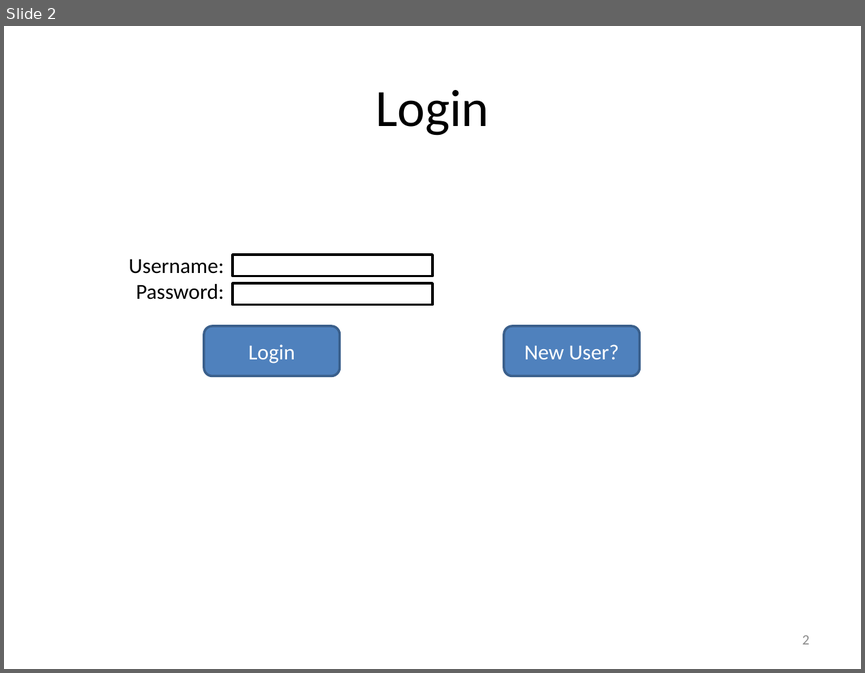
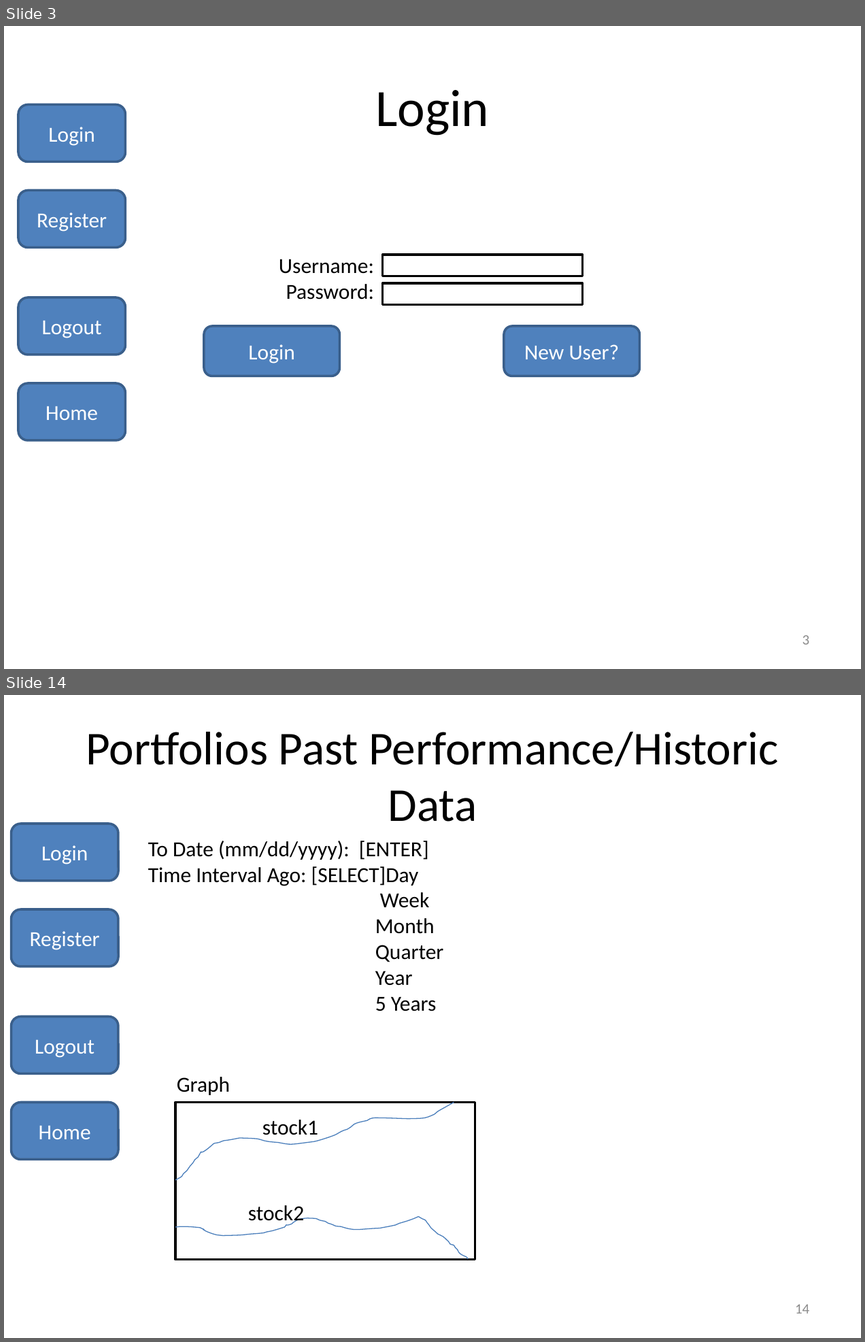
Before and after one commit to divmod/portfolio, a slide deck: handin/Flow.pptx. Shown one above the other, each under a label of ours: slide 2 before the commit, slides 3 and 14 after it; the slides between them are not shown. The pictures are 865x673 and 865x1342 pixels, drawn with LibreOffice and Linux fonts; fonts in the diff are those of the drawing. Boxes give left, top, right and bottom in pixels: in the first picture for what was removed or moved away, otherwise in the second. Text is boxed around its words. In the diff, an @@ line names an element or a change of style, - is before the commit and + after.

```diff
--- a/handin/Flow.pptx
+++ b/handin/Flow.pptx
@@ slide 14 added at (x1=4, y1=695, x2=861, y2=1338), background #FFFFFF @@
@@ title added at (x1=86, y1=732, x2=778, y2=821), 39.6 pt, text #000000 @@
+Portfolios Past Performance/Historic Data
@@ rounded rectangle added at (x1=11, y1=824, x2=118, y2=881), fill #4F81BD, outline #3A5F8C 2 pt, 18 pt, text #FFFFFF @@
+Login
@@ text added at (x1=148, y1=841, x2=444, y2=1011), 18 pt, text #000000 @@
+To Date (mm/dd/yyyy): [ENTER]
+Time Interval Ago: [SELECT]Day
+Week
+Month
+Quarter
+Year
+5 Years
@@ rounded rectangle added at (x1=11, y1=909, x2=118, y2=966), fill #4F81BD, outline #3A5F8C 2 pt, 18 pt, text #FFFFFF @@
+Register
@@ rounded rectangle added at (x1=11, y1=1016, x2=118, y2=1074), fill #4F81BD, outline #3A5F8C 2 pt, 18 pt, text #FFFFFF @@
+Logout
@@ text added at (x1=177, y1=1076, x2=230, y2=1095), 18 pt, text #000000 @@
+Graph
@@ rounded rectangle added at (x1=11, y1=1102, x2=118, y2=1159), fill #4F81BD, outline #3A5F8C 2 pt, 18 pt, text #FFFFFF @@
+Home
@@ rectangle added at (x1=175, y1=1102, x2=475, y2=1259), fill #FFFFFF, outline #000000 2 pt @@
@@ freeform shape added at (x1=175, y1=1102, x2=454, y2=1180), outline #4B7EBC 0.75 pt @@
@@ text added at (x1=262, y1=1119, x2=318, y2=1140), 18 pt, text #000000 @@
+stock1
@@ freeform shape added at (x1=175, y1=1216, x2=468, y2=1259), outline #4B7EBC 0.75 pt @@
@@ text added at (x1=248, y1=1205, x2=304, y2=1225), 18 pt, text #000000 @@
+stock2
@@ page number added at (x1=795, y1=1304, x2=809, y2=1313), 12 pt, text #8C8C8C @@
+14
@@ what was slide 2 is now slide 3 @@
@@ slide 3 changed as well @@
@@ rounded rectangle added at (x1=18, y1=105, x2=126, y2=162), fill #4F81BD, outline #3A5F8C 2 pt, 18 pt, text #FFFFFF @@
+Login
@@ rounded rectangle added at (x1=18, y1=191, x2=126, y2=248), fill #4F81BD, outline #3A5F8C 2 pt, 18 pt, text #FFFFFF @@
+Register
@@ 2 rectangles, 1 text moved together from (x1=128, y1=254, x2=432, y2=305) to (x1=279, y1=254, x2=582, y2=305) @@
@@ rounded rectangle added at (x1=18, y1=297, x2=126, y2=355), fill #4F81BD, outline #3A5F8C 2 pt, 18 pt, text #FFFFFF @@
+Logout
@@ rounded rectangle added at (x1=18, y1=383, x2=126, y2=441), fill #4F81BD, outline #3A5F8C 2 pt, 18 pt, text #FFFFFF @@
+Home
@@ page number at (x1=802, y1=635, x2=810, y2=644): text changed @@
-2
+3
```
Also in this commit, not shown: 7 other slides changed, 6 other slides added, 3 slides removed, 4 other files.
